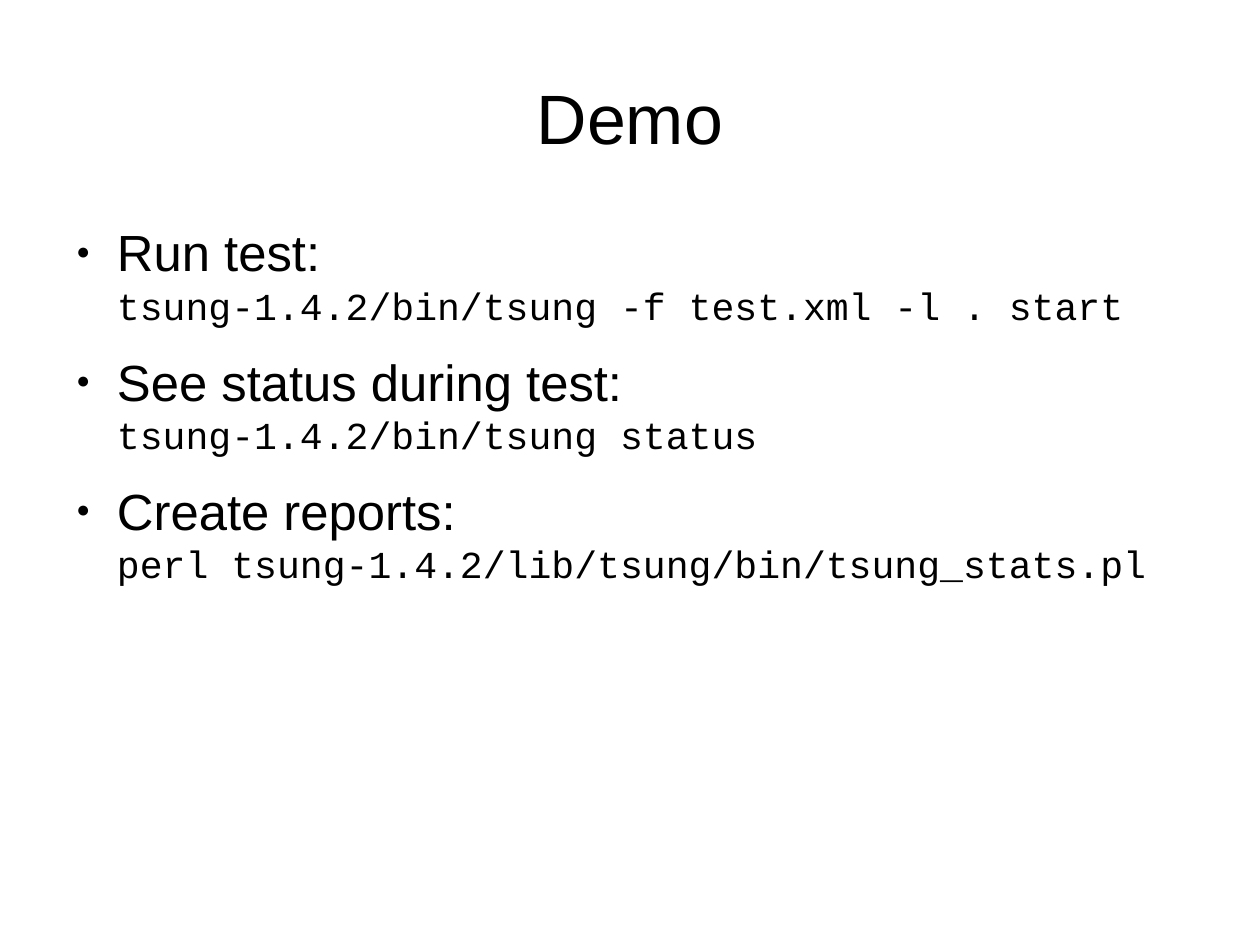
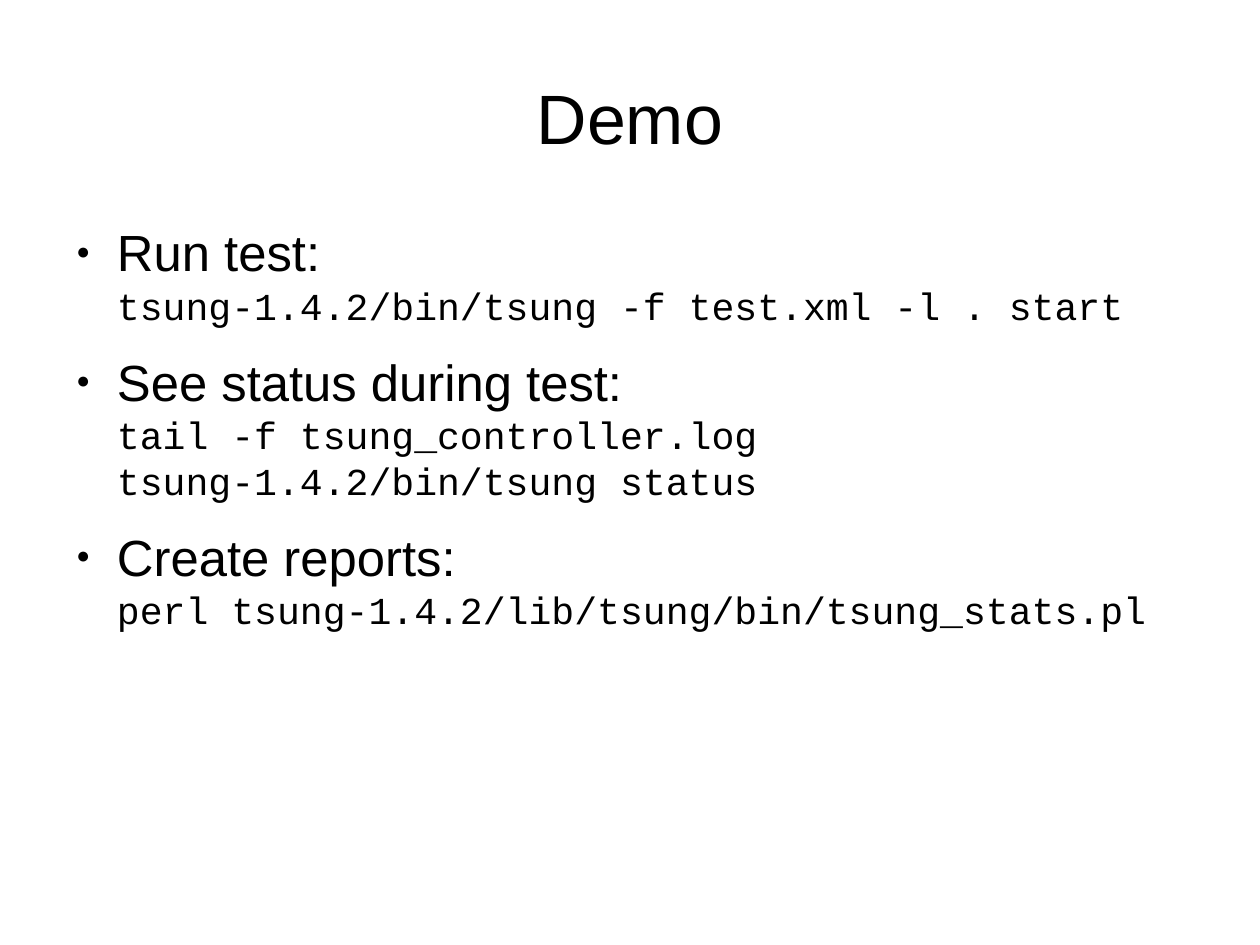
Before and after one commit to ngocdaothanh/tsart, a slide deck: slide 15 of tsung.odp. Drawn at 1260x945 pixels with LibreOffice and Linux fonts; fonts in the diff are those of the drawing. Boxes give left, top, right and bottom in pixels: in the first picture for what was removed or moved away, otherwise in the second. Text is boxed around its words. In the diff, an @@ line names an element or a change of style, - is before the commit and + after.

Commit message:
tail -f tsung_controller.log

```diff
--- a/tsung.odp
+++ b/tsung.odp
@@ text at (117,364,757,503): text changed @@
-● See status during test:
-  tsung-1.4.2/bin/tsung status
+● See status during test:
+  tail -f tsung_controller.log
+  tsung-1.4.2/bin/tsung status
```
